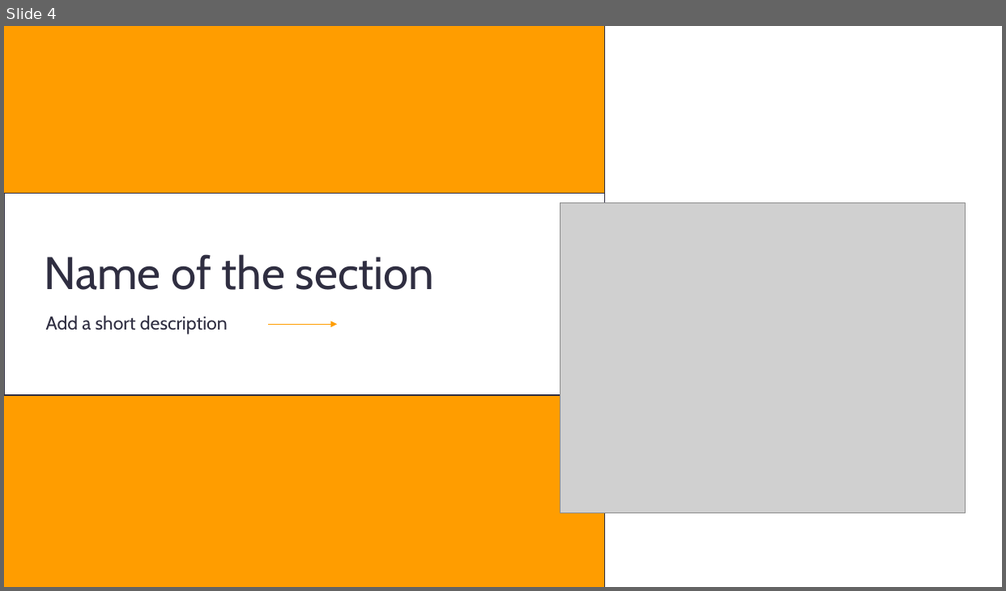
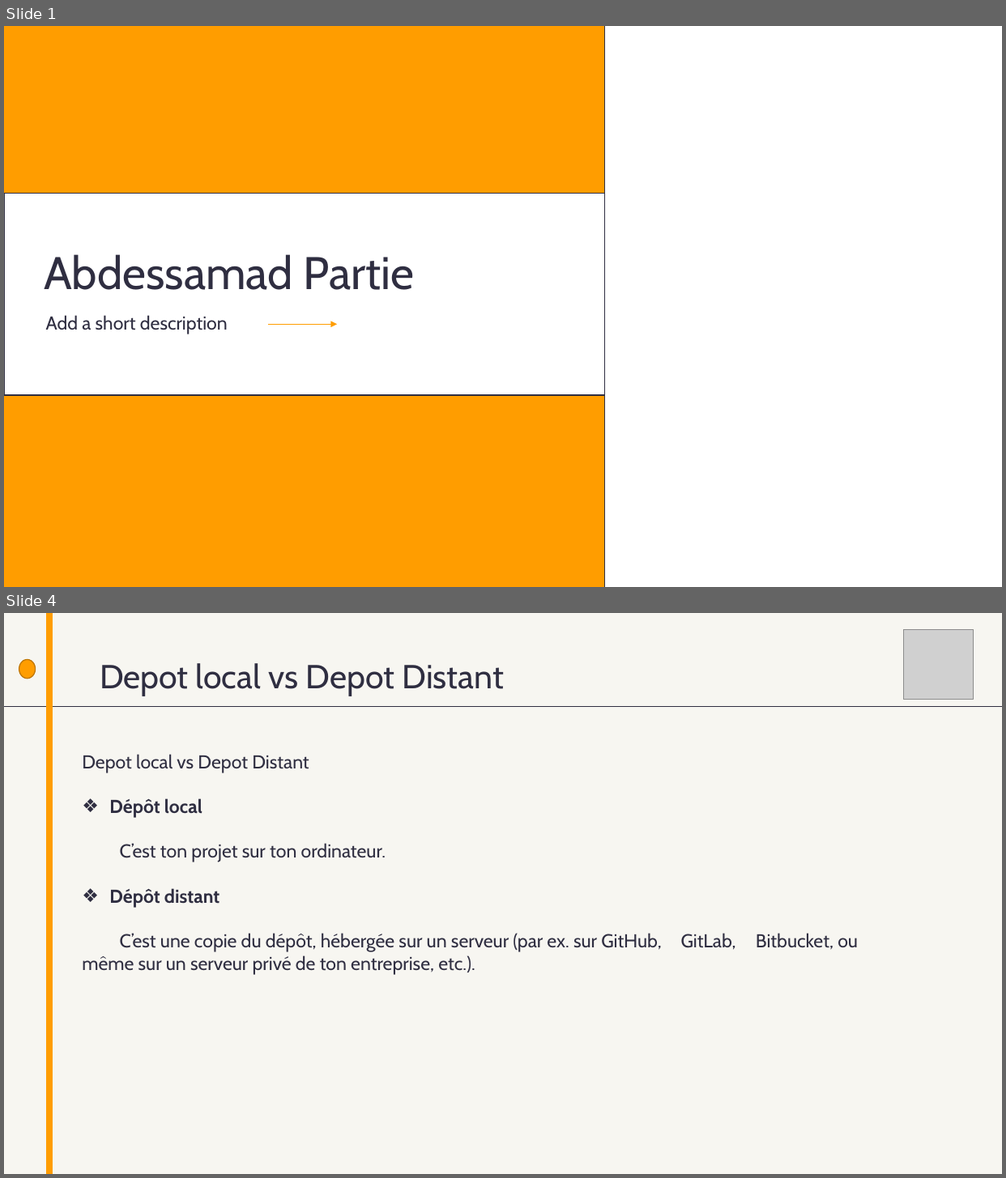
Before and after one commit to AbdessamadAbdaoui/Presentation_Git, a slide deck: presentation_Git.pptx. Shown one above the other, each under a label of ours: slide 4 before the commit, slides 1 and 4 after it; the slides between them are not shown. The pictures are 1006x591 and 1006x1178 pixels, drawn with LibreOffice and Linux fonts; fonts in the diff are those of the drawing; grey boxes stand for pictures. Boxes give left, top, right and bottom in pixels: in the first picture for what was removed or moved away, otherwise in the second. Text is boxed around its words. In the diff, an @@ line names an element or a change of style, - is before the commit and + after.

```diff
--- a/presentation_Git.pptx
+++ b/presentation_Git.pptx
@@ slide 4 added at (x1=4, y1=613, x2=1002, y2=1174), background #F7F6F1 @@
@@ rectangle added at (x1=46, y1=613, x2=52, y2=1174), fill #FF9D00 @@
@@ picture added at (x1=903, y1=629, x2=973, y2=699) @@
@@ ellipse added at (x1=19, y1=659, x2=36, y2=678), fill #FF9D00, outline #BF7600 1 pt @@
@@ text added at (x1=100, y1=663, x2=504, y2=696), 32 pt, text #2F2E41 @@
+Depot local vs Depot Distant
@@ rectangle added at (x1=903, y1=684, x2=918, y2=687), fill #FF9D00 @@
@@ line added from (4, 707) to (1002, 707), #2F2E41 1 pt @@
@@ text added at (x1=82, y1=754, x2=662, y2=975), 18 pt, text #2F2E41 @@
+Depot local vs Depot Distant
+❖ Dépôt local
+C’est ton projet sur ton ordinateur.
+❖ Dépôt distant
+C’est une copie du dépôt, hébergée sur un serveur (par ex. sur GitHub, GitLab, Bitbucket, ou même sur un serveur privé de ton entreprise, etc.).
@@ what was slide 4 is now slide 1 @@
@@ slide 1 changed as well @@
@@ picture removed at (x1=560, y1=203, x2=965, y2=514) @@
@@ text at (x1=44, y1=254, x2=415, y2=290): text changed @@
-Name of the section
+Abdessamad Partie
```
Also in this commit, not shown: 1 other slide changed, 27 other slides added, 2 slides removed.
